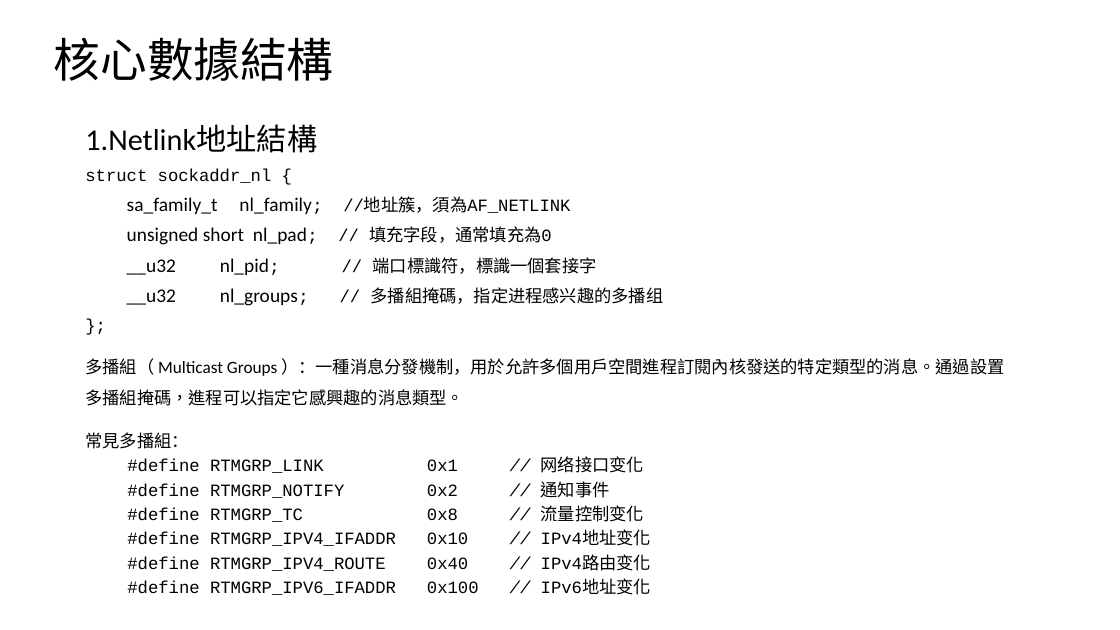
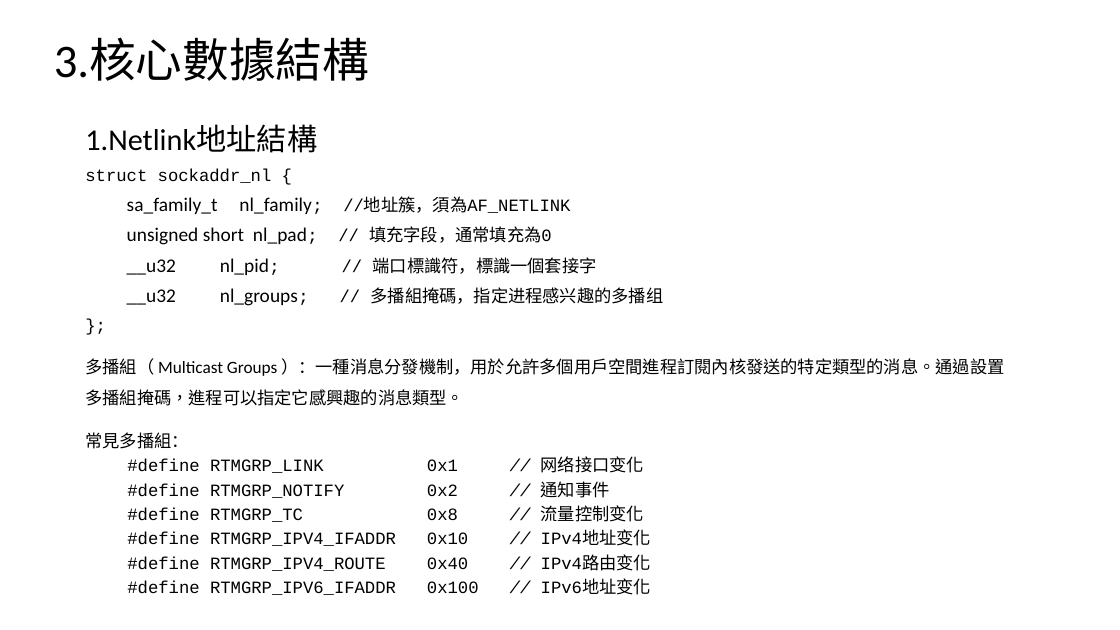
Before and after one commit to LewTIS/study, a slide deck: slide 5 of network_monitor/netlink.pptx. Drawn at 1120x630 pixels with LibreOffice and Linux fonts; fonts in the diff are those of the drawing. Boxes give left, top, right and bottom in pixels: in the first picture for what was removed or moved away, otherwise in the second. Text is boxed around its words. In the diff, an @@ line names an element or a change of style, - is before the commit and + after.

```diff
--- a/network_monitor/netlink.pptx
+++ b/network_monitor/netlink.pptx
@@ title at [54,38,369,81]: text changed @@
-核心數據結構
+3.核心數據結構
```
Also in this commit, not shown: 4 other slides changed, 2 slides added, 2 slides removed.
